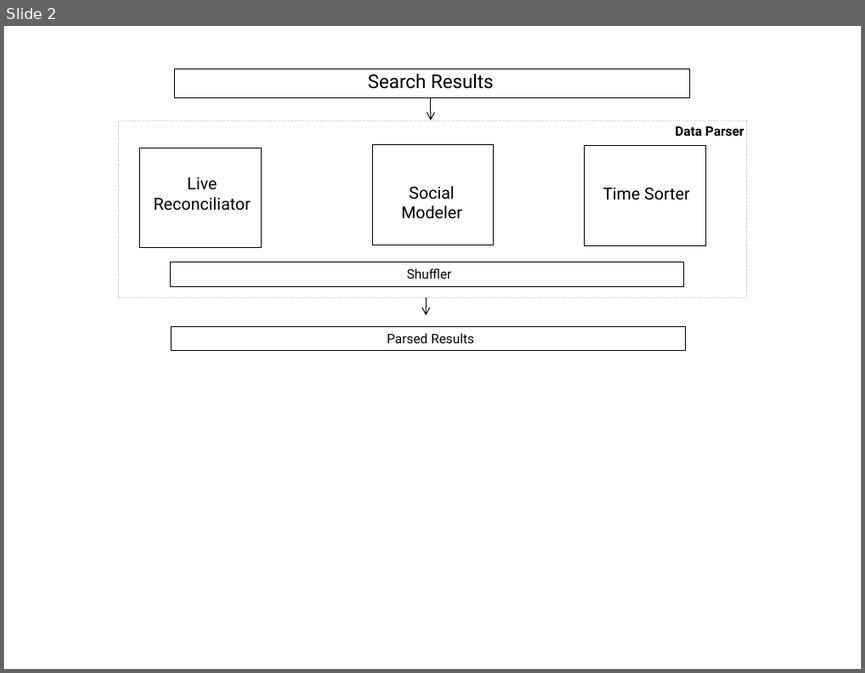
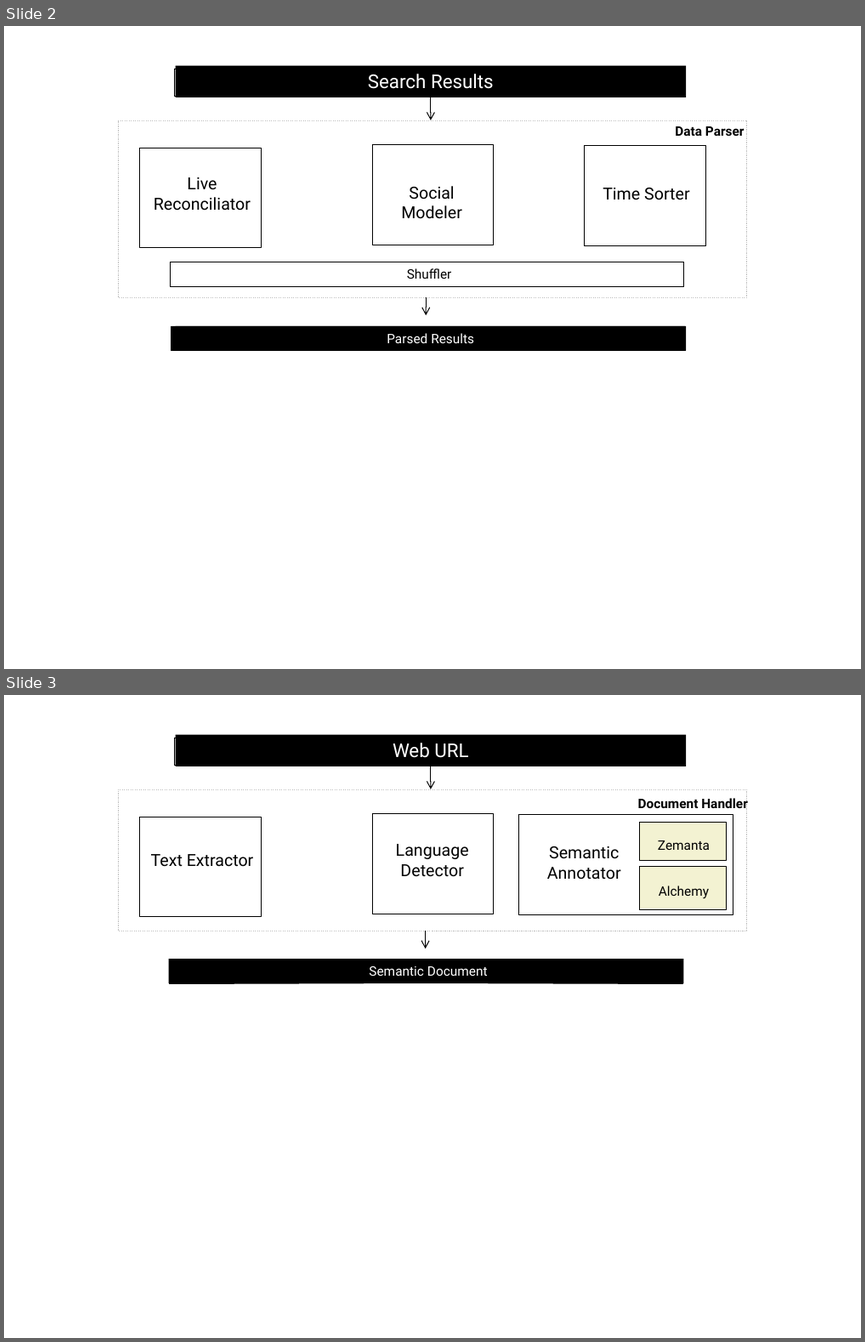
Before and after one commit to S-c-H-i-Z-o/PhD, a slide deck: Thesis/Part2/Chapter2/figures/SNARC Architecture.pptx. Shown one above the other, each under a label of ours: slide 2 before the commit, slides 2 and 3 after it. The pictures are 865x673 and 865x1342 pixels, drawn with LibreOffice and Linux fonts; fonts in the diff are those of the drawing. Boxes give left, top, right and bottom in pixels: in the first picture for what was removed or moved away, otherwise in the second. Text is boxed around its words. In the diff, an @@ line names an element or a change of style, - is before the commit and + after.

```diff
--- a/Thesis/Part2/Chapter2/figures/SNARC Architecture.pptx
+++ b/Thesis/Part2/Chapter2/figures/SNARC Architecture.pptx
@@ slide 3 added at (4, 695, 861, 1338), background #FFFFFF @@
@@ rectangle added at (174, 737, 683, 766), outline #000000 0.25 pt @@
@@ rectangle added at (176, 734, 686, 766), fill #000000, 16 pt, text #FFFFFF @@
+Web URL
@@ arrow added from (431, 766) to (431, 789), #000000 0.75 pt @@
@@ rectangle added at (118, 789, 746, 930), outline #BFBFBF 0.25 pt dashed @@
@@ text added at (638, 796, 748, 811), 11 pt, text #000000, bold @@
+Document Handler
@@ rectangle added at (139, 817, 261, 917), outline #000000 0.25 pt @@
@@ rectangle added at (371, 813, 493, 913), outline #000000 0.25 pt @@
@@ rectangle added at (518, 814, 732, 914), outline #000000 0.25 pt @@
@@ rectangle added at (639, 822, 726, 861), fill #F3F2D2, outline #000000 0.25 pt @@
@@ text added at (396, 844, 469, 877), 14 pt, text #000000 @@
+Language Detector
@@ text added at (547, 846, 621, 879), 14 pt, text #000000 @@
+Semantic Annotator
@@ text added at (658, 840, 710, 850), 11 pt, text #000000 @@
+Zemanta
@@ text added at (151, 854, 254, 867), 14 pt, text #000000 @@
+Text Extractor
@@ rectangle added at (639, 866, 726, 908), fill #F3F2D2, outline #000000 0.25 pt @@
@@ text added at (658, 885, 709, 899), 11 pt, text #000000 @@
+Alchemy
@@ arrow added from (426, 930) to (426, 948), #000000 0.75 pt @@
@@ rectangle added at (169, 959, 682, 984), fill #000000, outline #000000 0.25 pt @@
@@ rectangle added at (173, 959, 683, 984), fill #000000, 11 pt, text #FFFFFF @@
+Semantic Document
@@ slide 2 changed as well @@
@@ rectangle: place and size @@
-rectangle at (174, 68, 689, 98)
+rectangle at (174, 68, 683, 97)
@@ rectangle "Search Results": place and size @@
-rectangle "Search Results" at (368, 74, 494, 89)
+rectangle "Search Results" at (176, 65, 686, 97)
@@ rectangle "Search Results" at (176, 65, 686, 97): text colour #000000 to #FFFFFF; fill none to #000000 @@
@@ rectangle at (171, 326, 685, 351): fill none to #000000 @@
@@ rectangle "Parsed Results": place and size @@
-rectangle "Parsed Results" at (386, 333, 474, 343)
+rectangle "Parsed Results" at (176, 326, 686, 351)
@@ rectangle "Parsed Results" at (176, 326, 686, 351): text colour #000000 to #FFFFFF; fill none to #000000 @@
```
Also in this commit, not shown: 1 other slide changed, 25 other files.
